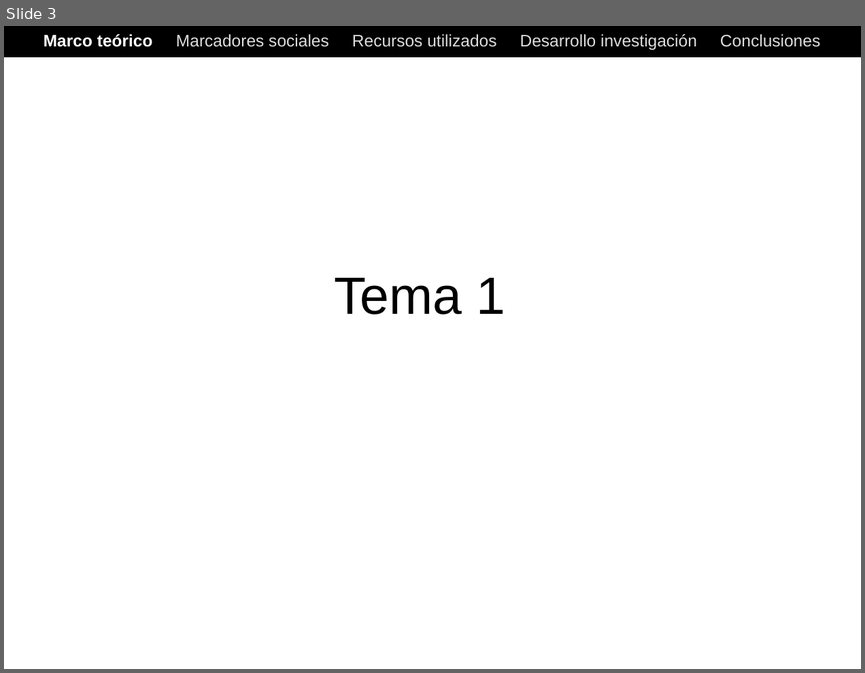
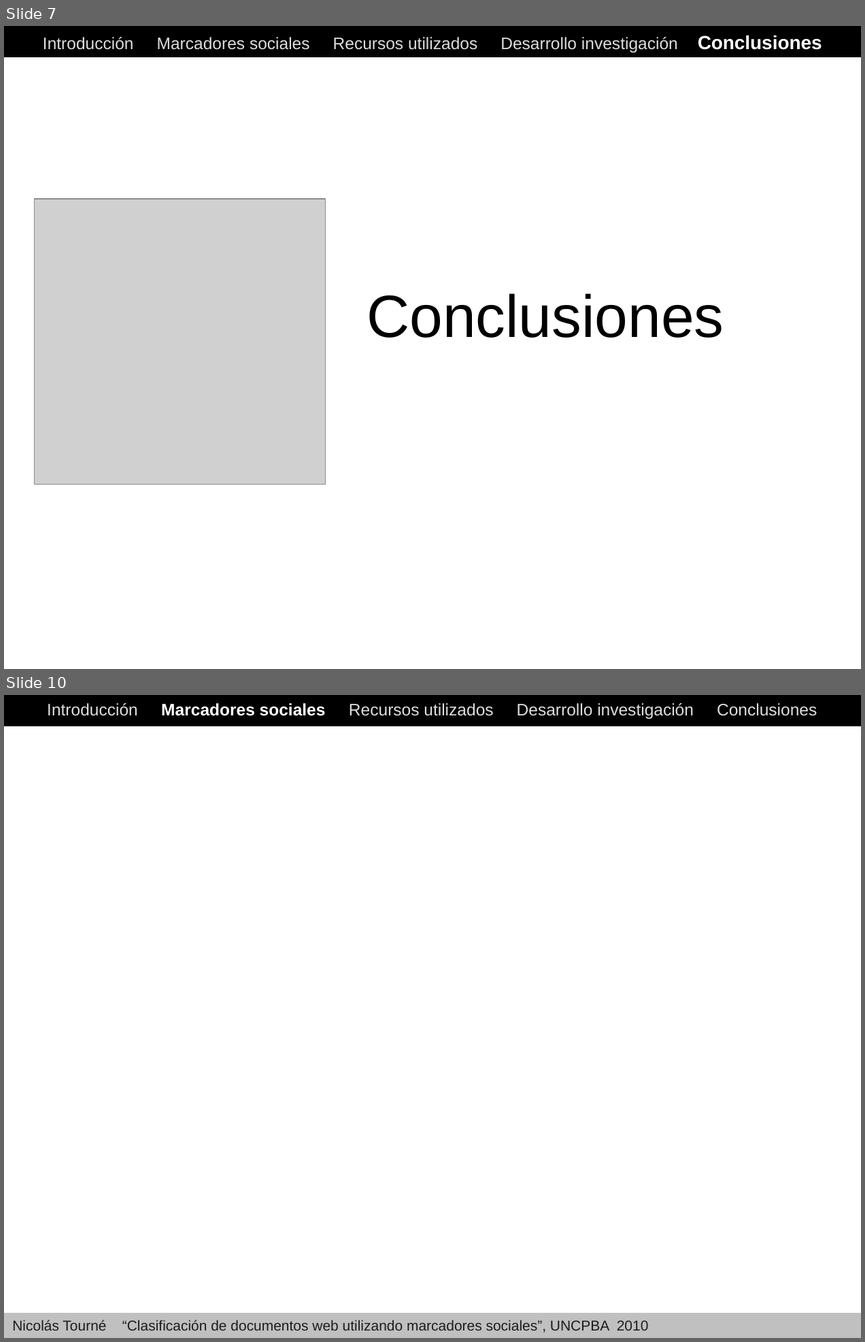
Before and after one commit to ak907kenai/nicotournetesis, a slide deck: docs_trunk/Nicolás Tourné - Presentación Tesis (v1).ppt. Shown one above the other, each under a label of ours: slide 3 before the commit, slides 7 and 10 after it; the slides between them are not shown. The pictures are 865x673 and 865x1342 pixels, drawn with LibreOffice and Linux fonts; fonts in the diff are those of the drawing; grey boxes stand for pictures. Boxes give left, top, right and bottom in pixels: in the first picture for what was removed or moved away, otherwise in the second. Text is boxed around its words. In the diff, an @@ line names an element or a change of style, - is before the commit and + after.

```diff
--- a/docs_trunk/Nicolás Tourné - Presentación Tesis (v1).ppt
+++ b/docs_trunk/Nicolás Tourné - Presentación Tesis (v1).ppt
@@ slide 10 added at box(4, 695, 861, 1338), background #FFFFFF @@
@@ rectangle added at box(4, 695, 861, 726), fill #000000, outline #000000 0.74 pt @@
@@ text added at box(47, 703, 817, 719), 14 pt, text #DDDDDD @@
+Introducción Marcadores sociales Recursos utilizados Desarrollo investigación Conclusiones
@@ rectangle added at box(4, 1312, 861, 1338), fill #C0C0C0 @@
@@ text added at box(12, 1319, 649, 1332), 12 pt, text #1C1C1C @@
+Nicolás Tourné “Clasificación de documentos web utilizando marcadores sociales”, UNCPBA 2010
@@ what was slide 3 is now slide 7 @@
@@ slide 7 changed as well @@
@@ text at box(43, 35, 822, 53): text changed @@
-Marco teórico Marcadores sociales Recursos utilizados Desarrollo investigación Conclusiones
+Introducción Marcadores sociales Recursos utilizados Desarrollo investigación Conclusiones
@@ picture added at box(34, 199, 325, 484) @@
@@ title removed at box(334, 278, 506, 314) @@
-Tema 1
@@ text added at box(366, 293, 723, 337), 50 pt, text #000000 @@
+Conclusiones
```
Also in this commit, not shown: 2 other slides changed, 6 other slides added.
